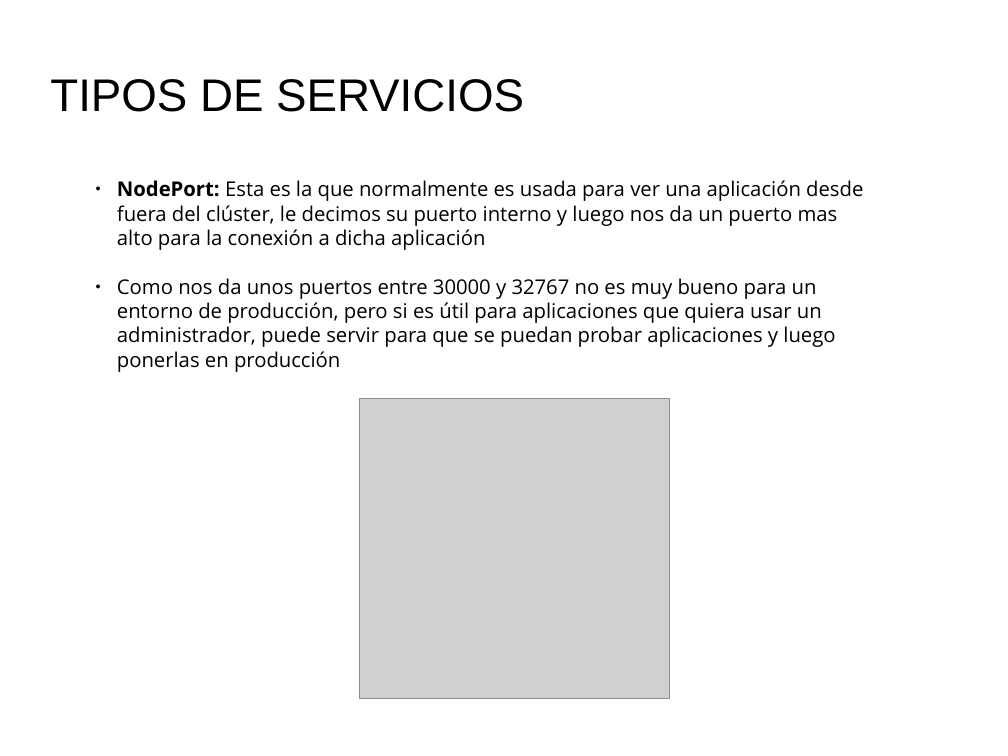
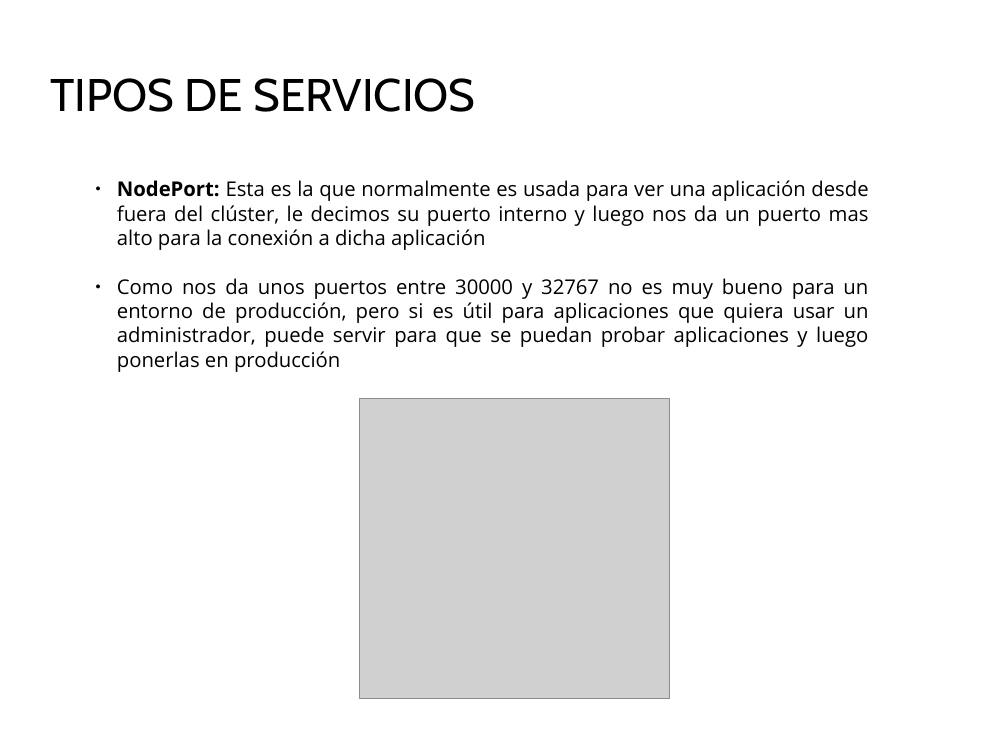
Before and after one commit to Juanjosegongora/kubernetes, a slide deck: slide 10 of proyecto_kubernetes.odp (slide 9 before the commit). Drawn at 1008x756 pixels with LibreOffice and Linux fonts; fonts in the diff are those of the drawing; grey boxes stand for pictures; background and template pictures are left out. Boxes give left, top, right and bottom in pixels: in the first picture for what was removed or moved away, otherwise in the second. Text is boxed around its words. In the diff, an @@ line names an element or a change of style, - is before the commit and + after.

```diff
--- a/proyecto_kubernetes.odp
+++ b/proyecto_kubernetes.odp
@@ title "TIPOS DE SERVICIOS" at box(50, 78, 475, 112): font Arial to Cabin @@
@@ text "NodePort: Esta es la que ..." at box(117, 180, 869, 372): alignment left to justified @@
```
Also in this commit, not shown: 7 other slides changed, 2 slides added, 1 slide removed.
